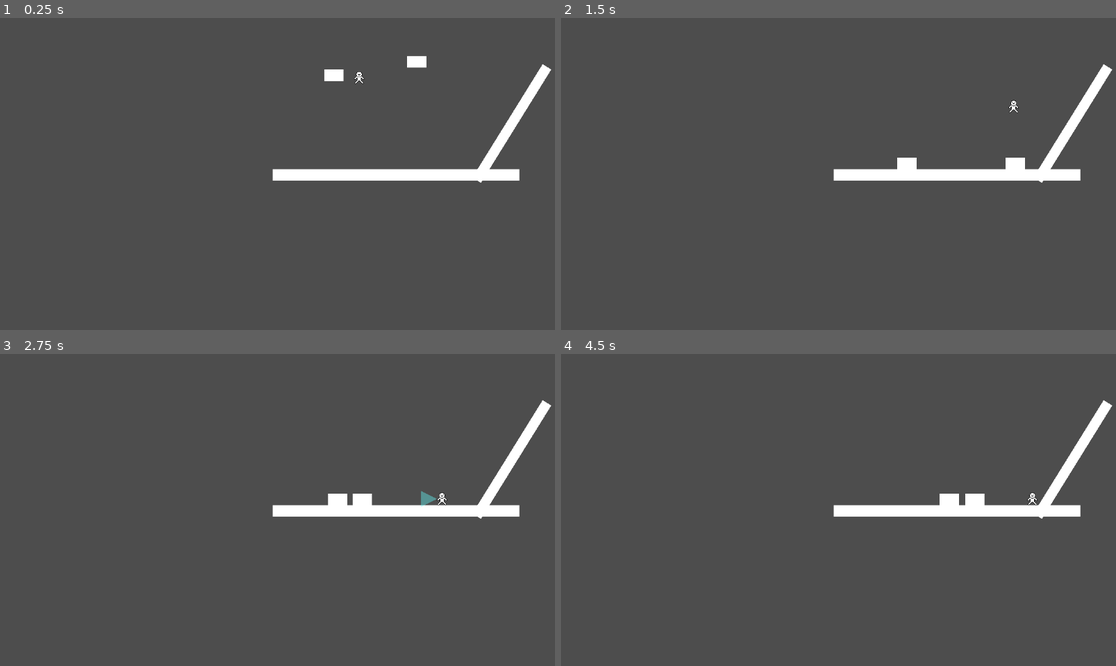
Above: before the commit, frames 1-4 (two rows, left to right).
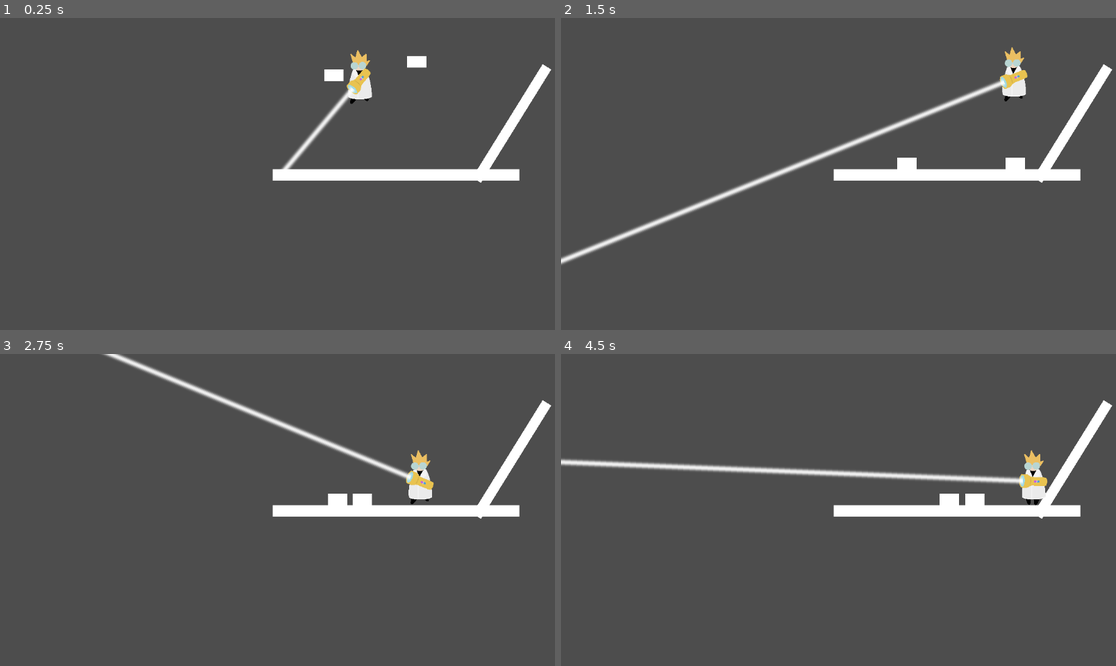
Above: after the commit, the same moments.

Repository: rafesholler/GMTK-2024
Game: Godot game, scene res://levels/test.tscn
Two runs of this game, one before a commit and one after it. Both use one fixed random seed, a clock stepped at 60 frames per second and the inputs below.
Inputs (mouse positions are in pixels of both pictures, inside the frame that each line leads up to):
- Up to frame 1 (0.25 s): no input
- Up to frame 2 (1.5 s): move the mouse to (960, 158) at 0.52 s; hold E (Enlarge) 0.53-1.28 s; hold D (Right) from 0.53 s (still down); tap Space (Jump) at 0.77, 1.07 s; tap Q (Shrink) at 0.8, 1.35 s; move the mouse to (727, 189) at 1.27 s
- Up to frame 3 (2.75 s): tap Space (Jump) at 1.52, 1.55, 1.82, 2.1 s; move the mouse to (333, 441) at 2.02 s; release D (Right) at 2.03 s; hold A (Left) from 2.03 s (still down); hold E (Enlarge) from 2.03 s (still down)
- Up to frame 4 (4.5 s): move the mouse to (810, 572) at 2.77 s; release A (Left) at 2.78 s; release E (Enlarge) at 2.78 s; hold D (Right) 2.78-4.28 s; tap E (Enlarge) at 2.85, 4.35 s; tap Space (Jump) at 3.02, 3.32, 3.77, 3.8, 4.07 s; tap Q (Shrink) at 3.05 s; move the mouse to (1005, 556) at 3.52 s; hold Q (Shrink) 3.53-4.28 s; move the mouse to (672, 463) at 4.27 s; hold A (Left) from 4.28 s (still down)

The runs differ from the first frame. In frame 1, 0.9% of the frame differs, in the area x 50-68%, y 10-49%; in frame 2, 2.5%, in the area x 0-85%, y 9-80%; in frame 3, 1.9%; in frame 4, 2.4%.

Commit message:
RayGun
laser beam

Diff:
--- a/Testing/Scenes and Scripts/object.gd
+++ b/Testing/Scenes and Scripts/object.gd
@@ -8,6 +8,8 @@
 var scaling = false
 
 func _ready() -> void:
+	$Sprite2D.scale = Vector2(base_scale, base_scale)
+	$CollisionShape2D.scale = Vector2(base_scale, base_scale)
 	shrink_scale = base_scale - scale_limit
 	enlarge_scale = base_scale + scale_limit
 
--- a/Testing/Scenes and Scripts/test_scene.tscn
+++ b/Testing/Scenes and Scripts/test_scene.tscn
@@ -20,9 +20,10 @@
 [node name="Player" parent="." instance=ExtResource("1_cjr63")]
 
 [node name="Object" type="RigidBody2D" parent="."]
-position = Vector2(96, -106)
+position = Vector2(245, -124)
 collision_mask = 7
 script = ExtResource("5_10vdb")
+base_scale = 1.5
 
 [node name="Sprite2D" type="Sprite2D" parent="Object"]
 scale = Vector2(0.5, 0.5)
--- a/characters/player.gd
+++ b/characters/player.gd
@@ -25,24 +25,41 @@
 	else:
 		velocity.x = move_toward(velocity.x, 0, FRICT)
 
+	#Handle Visuals
+	$Raygun.rotation = position.angle_to_point(get_global_mouse_position())
+	if $Raygun/RayCast2D.is_colliding():
+		$Raygun/Ray/Beam.size.x = $Raygun.global_position.distance_to($Raygun/RayCast2D.get_collision_point()) * 20
+	else:
+		$Raygun/Ray/Beam.size.x = 20000
+
+	if is_on_floor() and velocity.x == 0:
+		$AnimatedSprite2D.play("Idle")
+	if is_on_floor() and velocity.x != 0:
+		$AnimatedSprite2D.play("Walk")
+	if not is_on_floor():
+		$AnimatedSprite2D.play("Jump")
+
+	if get_global_mouse_position().x > self.position.x:
+		$AnimatedSprite2D.flip_h = false
+		#$Ray.position.x = 0
+		#$Ray/Sprite.flip_h = false
+	elif get_global_mouse_position().x < self.position.x:
+		$AnimatedSprite2D.flip_h = true
+		#$Ray.position.x = -53.5
+		#$Ray/Sprite.flip_h = true
+
 	#Handle Ray
-	if direction > 0:
-		$Ray.position.x = 0
-		$Ray/Sprite.flip_h = false
-	elif direction < 0:
-		$Ray.position.x = -53.5
-		$Ray/Sprite.flip_h = true
 
 	if Input.is_action_pressed("Shrink"):
 		Global.ray_mode = "shrink"
-		$Ray.visible = true
-		$Ray.monitorable = true
+		#$Ray.visible = true
+		#$Ray.monitorable = true
 	elif Input.is_action_pressed("Enlarge"):
 		Global.ray_mode = "enlarge"
-		$Ray.visible = true
-		$Ray.monitorable = true
-	else:
-		$Ray.visible = false
-		$Ray.monitorable = false
+		#$Ray.visible = true
+		#$Ray.monitorable = true
+	#else:
+		#$Ray.visible = false
+		#$Ray.monitorable = false
 
 	move_and_slide()
--- a/characters/player.tscn
+++ b/characters/player.tscn
@@ -1,15 +1,17 @@
-[gd_scene load_steps=8 format=3 uid="uid://ba400k2p67nde"]
+[gd_scene load_steps=11 format=3 uid="uid://ba400k2p67nde"]
 
 [ext_resource type="Script" path="res://characters/player.gd" id="1_djl0v"]
-[ext_resource type="Texture2D" uid="uid://40kmmh2tvgxh" path="res://Testing/Assets/walk2.png" id="2_48wsf"]
-[ext_resource type="Texture2D" uid="uid://du5636sm0vuik" path="res://Testing/Assets/walk1.png" id="3_5kooe"]
-[ext_resource type="Texture2D" uid="uid://wnwku7v1ymkt" path="res://Testing/Assets/New Piskel-3.png(17).png" id="4_4b6gx"]
+[ext_resource type="Texture2D" uid="uid://cb5mtbc56by2e" path="res://Assets/Walk Cycle/Walk1.png" id="2_4yupr"]
+[ext_resource type="Texture2D" uid="uid://bbgwn75s7i1bw" path="res://Assets/Walk Cycle/Walk2.png" id="3_w4l2y"]
+[ext_resource type="Texture2D" uid="uid://bwybw5l8yply4" path="res://Assets/Walk Cycle/Walk3.png" id="4_jgvo4"]
+[ext_resource type="Texture2D" uid="uid://cvpf585w51acw" path="res://Assets/Ray/Gun.png" id="5_o02km"]
+[ext_resource type="Texture2D" uid="uid://bakyl4rv6t6op" path="res://Assets/Ray/Beam.png" id="6_t1pmg"]
 
 [sub_resource type="SpriteFrames" id="SpriteFrames_hlh5c"]
 animations = [{
 "frames": [{
 "duration": 1.0,
-"texture": ExtResource("2_48wsf")
+"texture": ExtResource("2_4yupr")
 }],
 "loop": true,
 "name": &"Idle",
@@ -17,47 +19,84 @@
 }, {
 "frames": [{
 "duration": 1.0,
-"texture": ExtResource("3_5kooe")
+"texture": ExtResource("4_jgvo4")
+}],
+"loop": true,
+"name": &"Jump",
+"speed": 5.0
+}, {
+"frames": [{
+"duration": 1.5,
+"texture": ExtResource("2_4yupr")
 }, {
 "duration": 1.0,
-"texture": ExtResource("2_48wsf")
+"texture": ExtResource("3_w4l2y")
+}, {
+"duration": 1.5,
+"texture": ExtResource("4_jgvo4")
+}, {
+"duration": 1.0,
+"texture": ExtResource("3_w4l2y")
 }],
 "loop": true,
 "name": &"Walk",
-"speed": 5.0
+"speed": 8.0
 }]
 
-[sub_resource type="RectangleShape2D" id="RectangleShape2D_oiyk3"]
-size = Vector2(21.5, 25.5)
+[sub_resource type="CapsuleShape2D" id="CapsuleShape2D_l8hb8"]
+radius = 43.5
+height = 156.0
 
 [sub_resource type="RectangleShape2D" id="RectangleShape2D_f1ud2"]
-size = Vector2(32, 32)
+size = Vector2(128, 32)
+
+[sub_resource type="RectangleShape2D" id="RectangleShape2D_8xgfg"]
 
 [node name="Player" type="CharacterBody2D"]
 texture_filter = 1
 position = Vector2(0, -142)
+scale = Vector2(0.5, 0.5)
 collision_mask = 17
 script = ExtResource("1_djl0v")
 
 [node name="AnimatedSprite2D" type="AnimatedSprite2D" parent="."]
 sprite_frames = SubResource("SpriteFrames_hlh5c")
-animation = &"Walk"
+animation = &"Idle"
 
 [node name="CollisionShape2D" type="CollisionShape2D" parent="."]
-position = Vector2(-0.75, 0)
-shape = SubResource("RectangleShape2D_oiyk3")
+position = Vector2(0, 35)
+shape = SubResource("CapsuleShape2D_l8hb8")
 
-[node name="Ray" type="Area2D" parent="."]
+[node name="Raygun" type="CharacterBody2D" parent="."]
+position = Vector2(0, 14)
+
+[node name="Gun" type="Sprite2D" parent="Raygun"]
+texture = ExtResource("5_o02km")
+
+[node name="Ray" type="Area2D" parent="Raygun"]
+position = Vector2(55, 0)
 collision_layer = 8
 collision_mask = 16
 monitoring = false
 monitorable = false
 
-[node name="CollisionShape2D" type="CollisionShape2D" parent="Ray"]
-position = Vector2(26, 0)
+[node name="Beam" type="TextureRect" parent="Raygun/Ray"]
+offset_left = -13.0
+offset_top = -64.0
+offset_right = 115.0
+offset_bottom = 64.0
+scale = Vector2(0.1, 1)
+texture = ExtResource("6_t1pmg")
+stretch_mode = 1
+
+[node name="CollisionShape2D" type="CollisionShape2D" parent="Raygun/Ray"]
+position = Vector2(51, 0)
 shape = SubResource("RectangleShape2D_f1ud2")
 
-[node name="Sprite" type="Sprite2D" parent="Ray"]
-modulate = Color(0.392157, 1, 1, 0.392157)
-position = Vector2(26, 0)
-texture = ExtResource("4_4b6gx")
+[node name="CollisionShape2D" type="CollisionShape2D" parent="Raygun"]
+shape = SubResource("RectangleShape2D_8xgfg")
+disabled = true
+
+[node name="RayCast2D" type="RayCast2D" parent="Raygun"]
+target_position = Vector2(5000, 0)
+collision_mask = 5
Binary file added: Assets/Ray/Beam.png
Not shown, added: Assets/Ray/Beam.png.import
Binary file added: Assets/Ray/Gun.png
Not shown, added: Assets/Ray/Gun.png.import
Binary file added: Assets/Ray/Light.png
Not shown, added: Assets/Ray/Light.png.import
